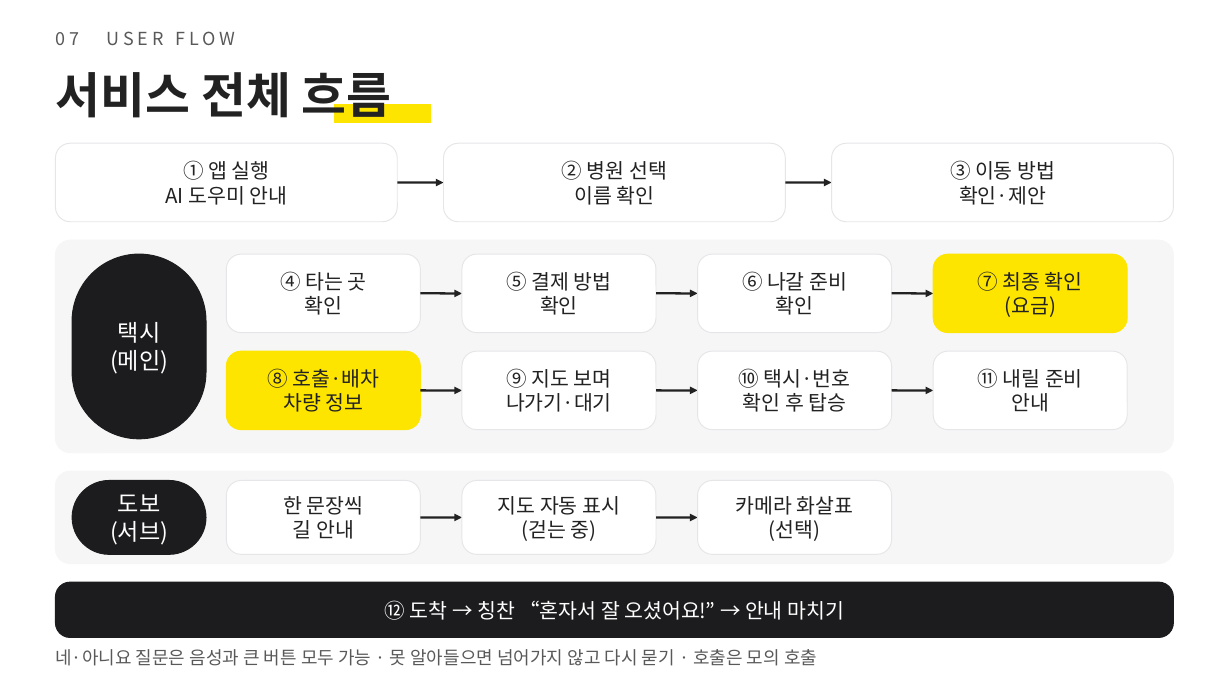
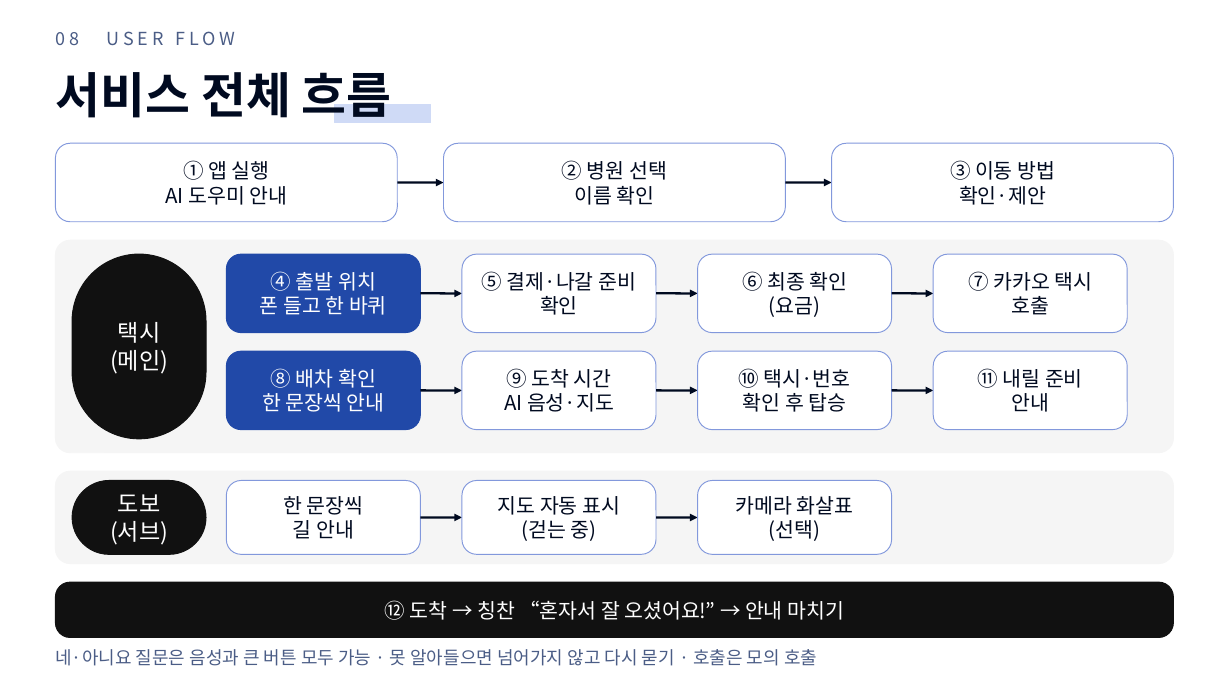
Before and after one commit to forethinkfi/HK06_4N, a slide deck: slide 9 of docs/presentation/gyeotae-user-research.pptx (slide 8 before the commit). Drawn at 1232x693 pixels with LibreOffice and Linux fonts; fonts in the diff are those of the drawing. Boxes give left, top, right and bottom in pixels: in the first picture for what was removed or moved away, otherwise in the second. Text is boxed around its words. In the diff, an @@ line names an element or a change of style, - is before the commit and + after.

```diff
--- a/docs/presentation/gyeotae-user-research.pptx
+++ b/docs/presentation/gyeotae-user-research.pptx
@@ text at box(107, 31, 164, 45): text changed; text colour #595959 to #4B5D86 @@
-07 USER FLOW
+08 USER FLOW
@@ rectangle at box(335, 104, 431, 123): fill #FEE500 to #CFDAF6; outline #FEE500 1 pt to #CFDAF6 1 pt @@
@@ arrow (397, 183) - (444, 183): stroke #222222 1.75 pt to #000A20 1.75 pt @@
@@ arrow (786, 183) - (832, 183): stroke #222222 1.75 pt to #000A20 1.75 pt @@
@@ rounded rectangle at box(55, 240, 1174, 453): fill #F6F6F7 to #F5F5F5; outline #F6F6F7 0.75 pt to #F5F5F5 0.75 pt @@
@@ rounded rectangle at box(226, 254, 421, 333): fill #FFFFFF to #2149A8; outline #E6E6E8 0.75 pt to #2149A8 0.75 pt @@
@@ rounded rectangle at box(933, 254, 1128, 333): fill #FEE500 to #FFFFFF; outline #FEE500 0.75 pt to #8298DC 0.75 pt @@
@@ text at box(260, 271, 387, 315): text changed; text colour #222222 to #FFFFFF @@
-④ 타는 곳
-확인
+④ 출발 위치
+폰 들고 한 바퀴
@@ arrow (421, 293) - (462, 293): stroke #222222 1.75 pt to #000A20 1.75 pt @@
@@ text at box(482, 271, 636, 291): text changed; text colour #222222 to #000A20 @@
-⑤ 결제 방법
+⑤ 결제·나갈 준비
@@ text at box(540, 296, 578, 315): text colour #222222 to #000A20 in "확인" @@
@@ arrow (656, 293) - (698, 293): stroke #222222 1.75 pt to #000A20 1.75 pt @@
@@ text at box(742, 271, 847, 317): text changed; text colour #222222 to #000A20 @@
-⑥ 나갈 준비
-확인
+⑥ 최종 확인
+(요금)
@@ arrow (892, 293) - (933, 293): stroke #222222 1.75 pt to #000A20 1.75 pt @@
@@ text at box(968, 271, 1092, 315): text changed; text colour #222222 to #000A20 @@
-⑦ 최종 확인
-(요금)
+⑦ 카카오 택시
+호출
@@ rounded rectangle at box(226, 351, 421, 430): fill #FEE500 to #2149A8; outline #FEE500 0.75 pt to #2149A8 0.75 pt @@
@@ text at box(262, 368, 385, 412): text changed; text colour #222222 to #FFFFFF @@
-⑧ 호출·배차
-차량 정보
+⑧ 배차 확인
+한 문장씩 안내
@@ text at box(504, 368, 614, 412): text changed; text colour #222222 to #000A20 @@
-⑨ 지도 보며
-나가기·대기
+⑨ 도착 시간
+AI 음성·지도
@@ arrow (421, 390) - (462, 390): stroke #222222 1.75 pt to #000A20 1.75 pt @@
@@ arrow (656, 390) - (698, 390): stroke #222222 1.75 pt to #000A20 1.75 pt @@
@@ arrow (892, 390) - (933, 390): stroke #222222 1.75 pt to #000A20 1.75 pt @@
@@ rounded rectangle at box(55, 471, 1174, 564): fill #F6F6F7 to #F5F5F5; outline #F6F6F7 0.75 pt to #F5F5F5 0.75 pt @@
@@ outline #E6E6E8 0.75 pt to #8298DC 0.75 pt in 11 elements at box(55, 143, 397, 222), box(444, 143, 786, 222), box(832, 143, 1174, 222), box(462, 254, 656, 333), box(698, 254, 892, 333), box(462, 351, 656, 430), box(698, 351, 892, 430), box(933, 351, 1128, 430), box(226, 481, 421, 555), box(462, 481, 656, 555), box(698, 481, 892, 555) @@
@@ text colour #222222 to #000A20 in 9 elements at box(55, 72, 392, 118), box(165, 160, 288, 205), box(562, 160, 667, 205), box(950, 160, 1055, 205), box(739, 368, 851, 412), box(978, 368, 1083, 412), box(283, 496, 364, 539), box(498, 496, 620, 541), box(736, 496, 854, 541) @@
@@ arrow (421, 518) - (462, 518): stroke #222222 1.75 pt to #000A20 1.75 pt @@
@@ arrow (656, 518) - (698, 518): stroke #222222 1.75 pt to #000A20 1.75 pt @@
@@ text "네·아니요 질문은 음성과 큰 버튼 ..." at box(55, 649, 817, 666): text colour #595959 to #4B5D86 @@
```
Also in this commit, not shown: 8 other slides changed, 1 slide added.
